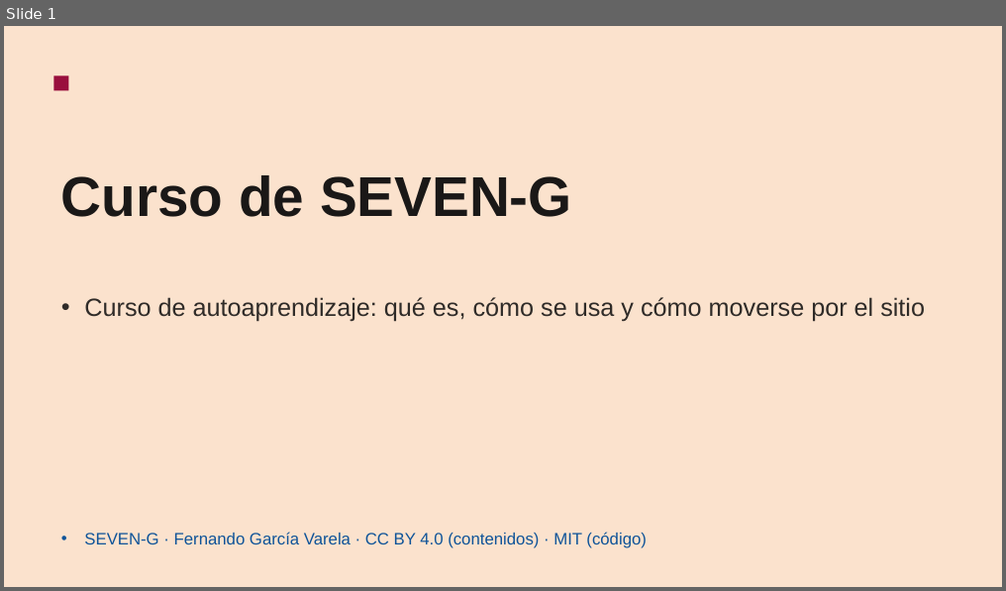
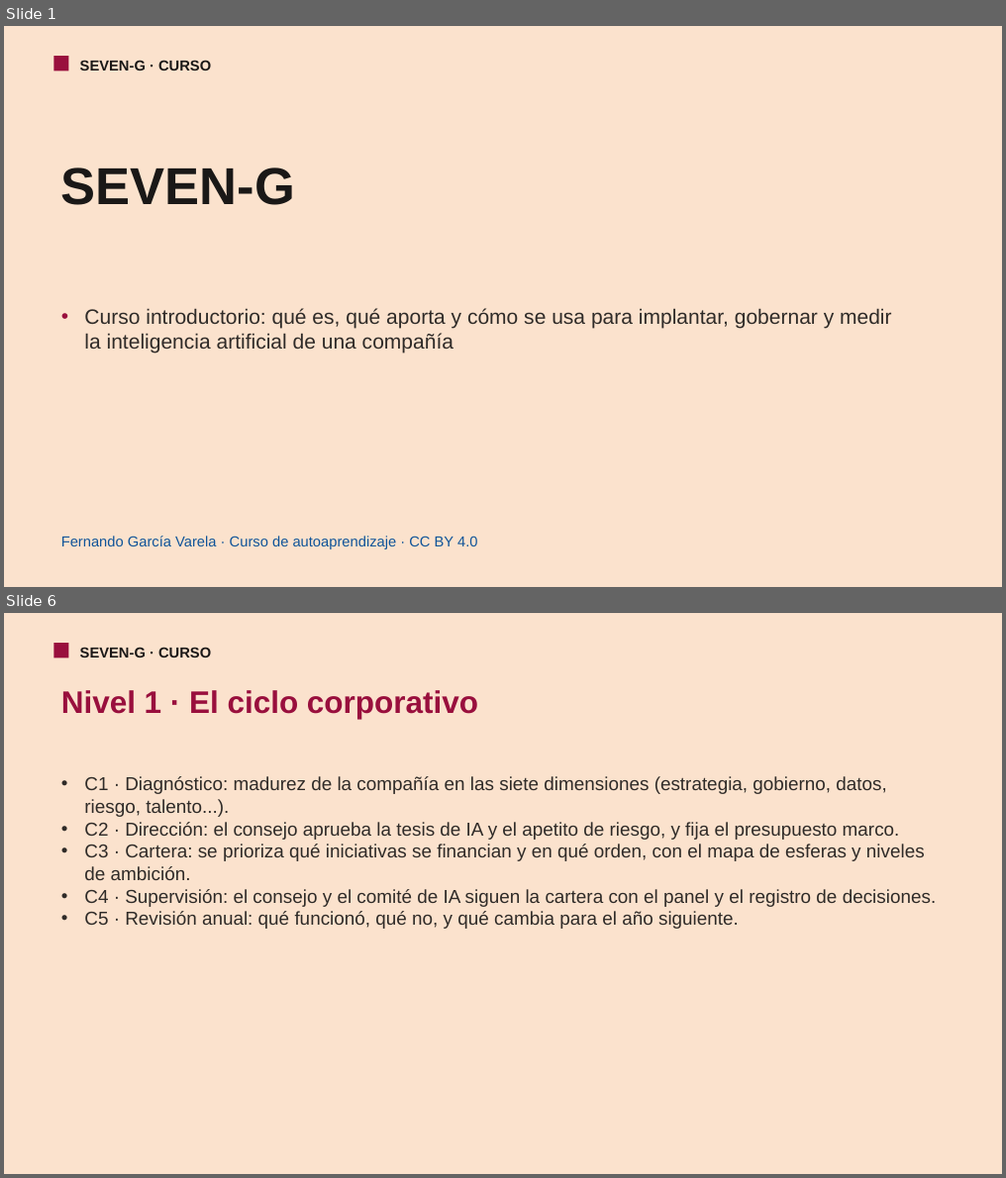
Before and after one commit to seachad/AI_CONSULTING, a slide deck: SEVEN-G/pptx/es/SEVEN-G_Curso.pptx. Shown one above the other, each under a label of ours: slide 1 before the commit, slides 1 and 6 after it; the slides between them are not shown. The pictures are 1006x591 and 1006x1178 pixels, drawn with LibreOffice and Linux fonts; fonts in the diff are those of the drawing. Boxes give left, top, right and bottom in pixels: in the first picture for what was removed or moved away, otherwise in the second. Text is boxed around its words. In the diff, an @@ line names an element or a change of style, - is before the commit and + after.

```diff
--- a/SEVEN-G/pptx/es/SEVEN-G_Curso.pptx
+++ b/SEVEN-G/pptx/es/SEVEN-G_Curso.pptx
@@ slide 6 added at (4, 613, 1002, 1174), background #FBE2CD @@
@@ rectangle added at (54, 643, 69, 658), fill #990F3D @@
@@ text added at (80, 647, 211, 658), 14 pt, text #1A1817, bold @@
+SEVEN-G · CURSO
@@ text added at (61, 690, 478, 719), 30 pt, text #990F3D, bold @@
+Nivel 1 · El ciclo corporativo
@@ text added at (84, 776, 936, 929), 18 pt, text #2F2B28 @@
+• C1 · Diagnóstico: madurez de la compañía en las siete dimensiones (estrategia, gobierno, datos, riesgo, talento...).
+• C2 · Dirección: el consejo aprueba la tesis de IA y el apetito de riesgo, y fija el presupuesto marco.
+• C3 · Cartera: se prioriza qué iniciativas se financian y en qué orden, con el mapa de esferas y niveles de ambición.
+• C4 · Supervisión: el consejo y el comité de IA siguen la cartera con el panel y el registro de decisiones.
+• C5 · Revisión anual: qué funcionó, qué no, y qué cambia para el año siguiente.
@@ slide 1 changed as well @@
@@ rectangle: place and size @@
-rectangle at (54, 76, 69, 91)
+rectangle at (54, 56, 69, 71)
@@ text added at (80, 60, 211, 71), 14 pt, text #1A1817, bold @@
+SEVEN-G · CURSO
@@ text at (61, 168, 295, 205): text changed; size 54 to 50 pt @@
-Curso de SEVEN-G
+SEVEN-G
@@ text at (84, 308, 892, 354): text changed; size 24 to 20 pt @@
-• Curso de autoaprendizaje: qué es, cómo se usa y cómo moverse por el sitio
+• Curso introductorio: qué es, qué aporta y cómo se usa para implantar, gobernar y medir la inteligencia artificial de una compañía
@@ text at (61, 536, 477, 550): text changed; size 16 to 14 pt @@
-• SEVEN-G · Fernando García Varela · CC BY 4.0 (contenidos) · MIT (código)
+Fernando García Varela · Curso de autoaprendizaje · CC BY 4.0
```
Also in this commit, not shown: 15 other slides added, 11 slides removed, 2 other files.
